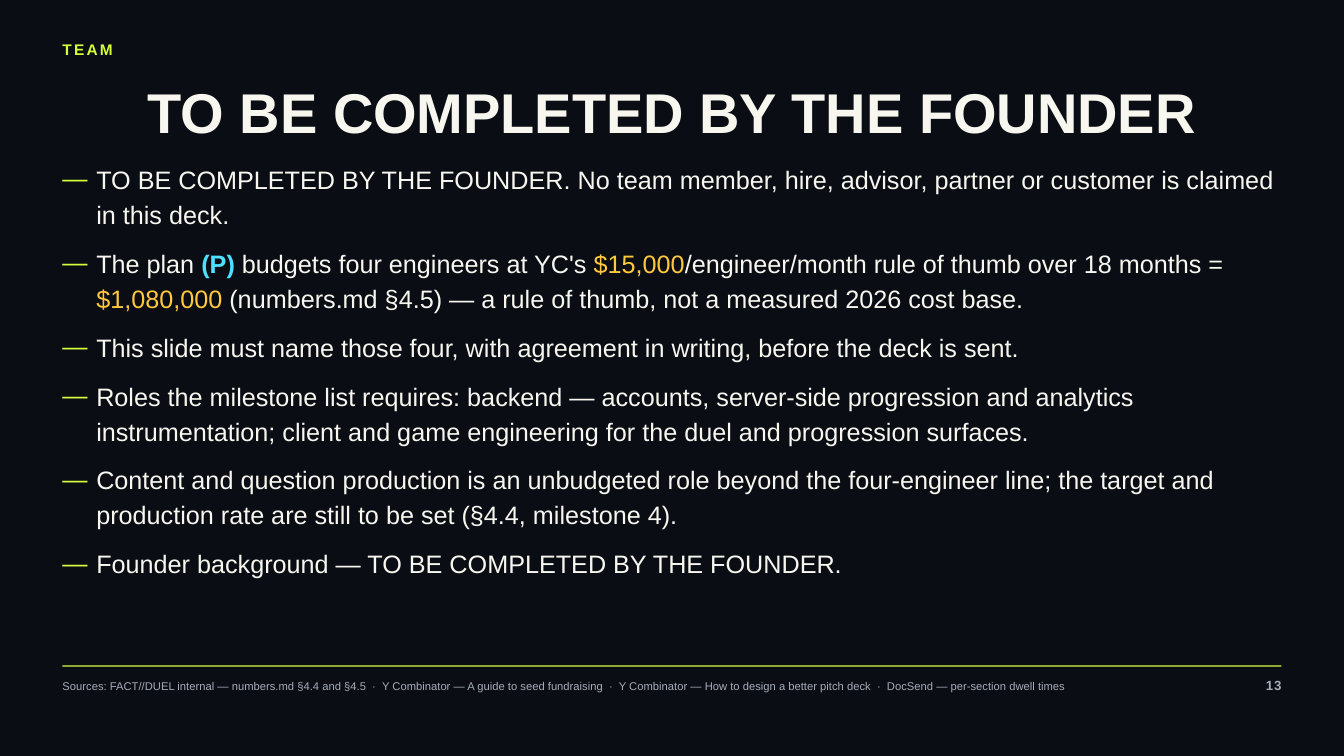
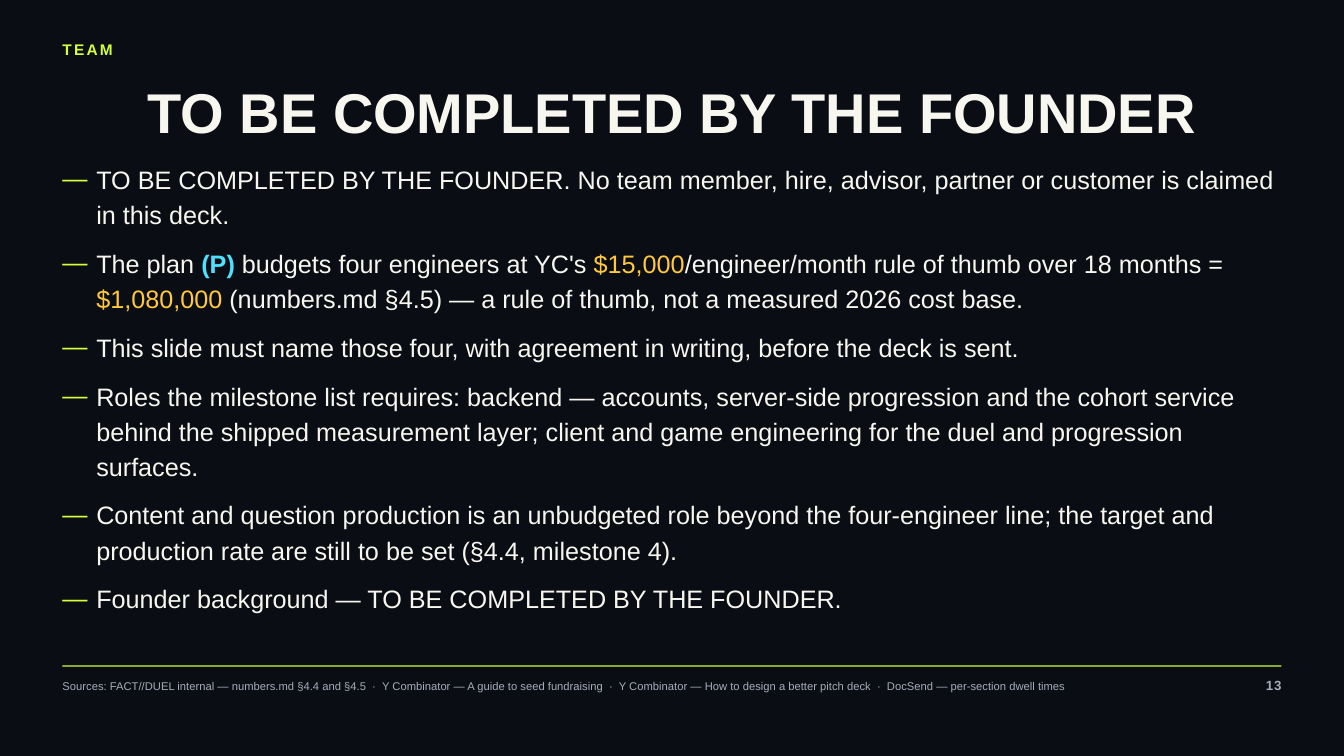
Before and after one commit to occult-kranti/fact-duel, a slide deck: slide 13 of public/product/investor/factduel-seed-deck.pptx. Drawn at 1344x756 pixels with LibreOffice and Linux fonts; fonts in the diff are those of the drawing. Boxes give left, top, right and bottom in pixels: in the first picture for what was removed or moved away, otherwise in the second. Text is boxed around its words. In the diff, an @@ line names an element or a change of style, - is before the commit and + after.

```diff
--- a/public/product/investor/factduel-seed-deck.pptx
+++ b/public/product/investor/factduel-seed-deck.pptx
@@ text at bbox=[96, 387, 1235, 477]: text changed @@
-— Roles the milestone list requires: backend — accounts, server-side progression and analytics instrumentation; client and game engineering for the duel and progression surfaces.
+— Roles the milestone list requires: backend — accounts, server-side progression and the cohort service behind the shipped measurement layer; client and game engineering for the duel and progression surfaces.
```
Also in this commit, not shown: 16 other slides changed, 1 slide added, 5 other files.
